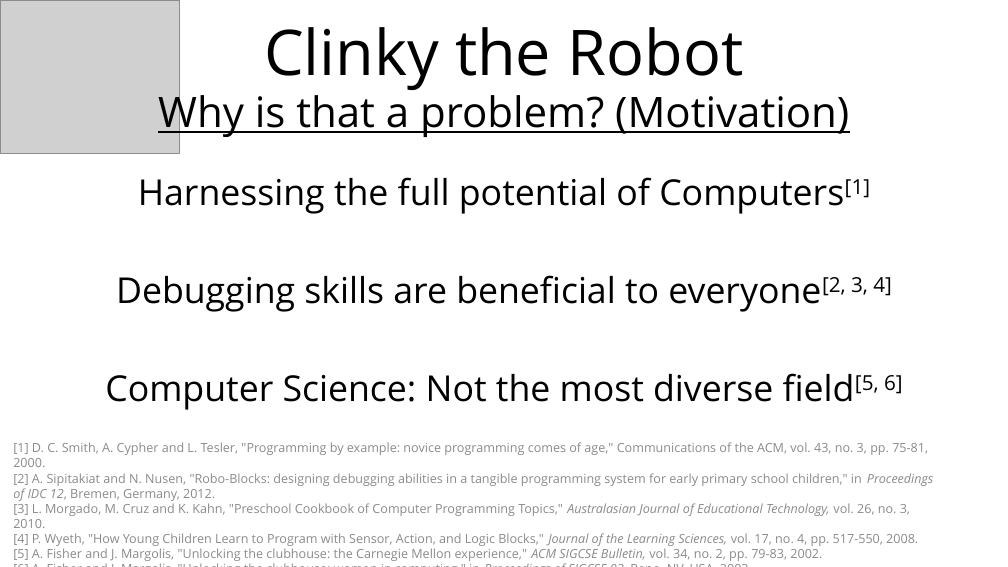
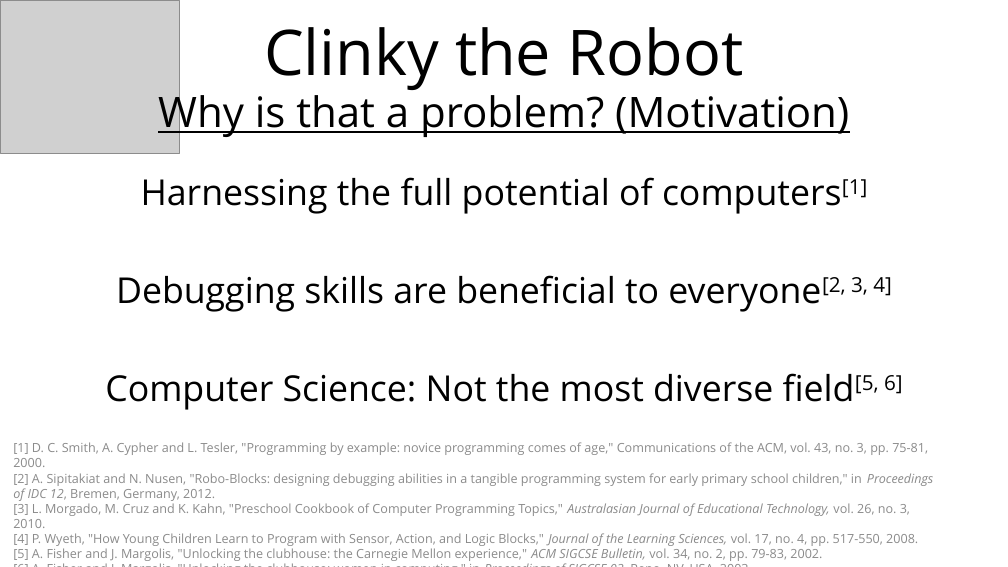
Before and after one commit to heypano/Capstone, a slide deck: slide 3 of HCIM Capstone Project.pptx. Drawn at 1008x567 pixels with LibreOffice and Linux fonts; fonts in the diff are those of the drawing; grey boxes stand for pictures. Boxes give left, top, right and bottom in pixels: in the first picture for what was removed or moved away, otherwise in the second. Text is boxed around its words. In the diff, an @@ line names an element or a change of style, - is before the commit and + after.

```diff
--- a/HCIM Capstone Project.pptx
+++ b/HCIM Capstone Project.pptx
@@ text at bbox=[141, 177, 867, 214]: text changed @@
-Harnessing the full potential of Computers[1]
+Harnessing the full potential of computers[1]
```
Also in this commit, not shown: 12 other slides changed.
